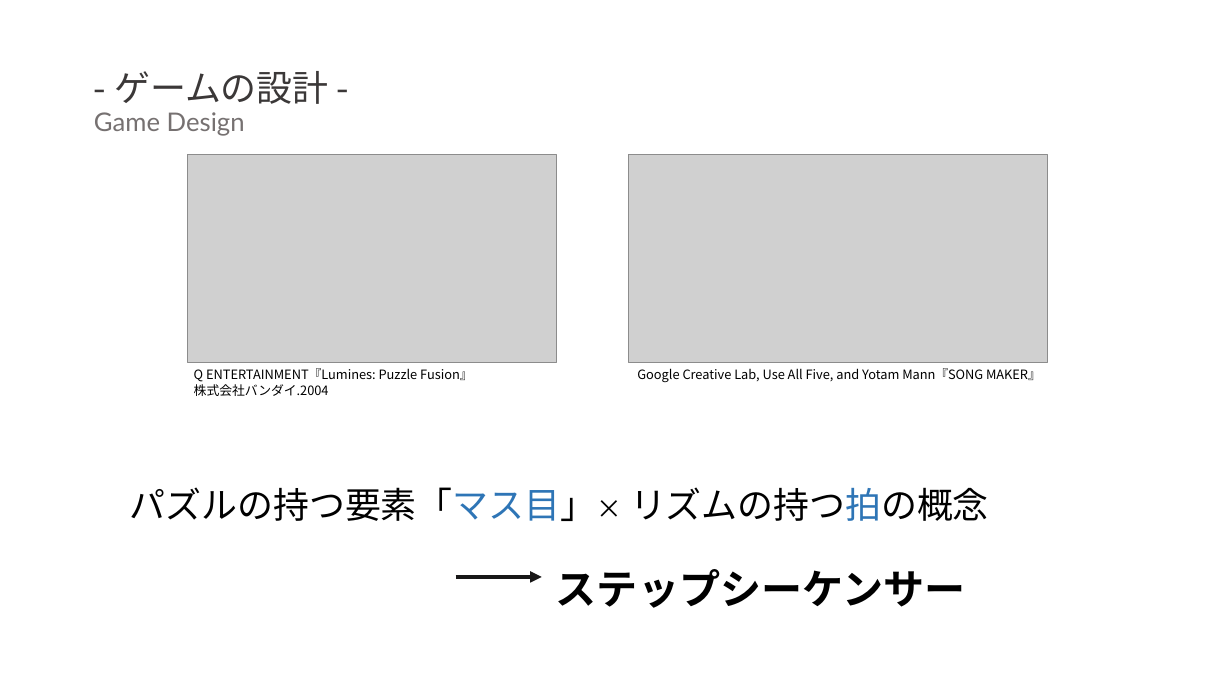
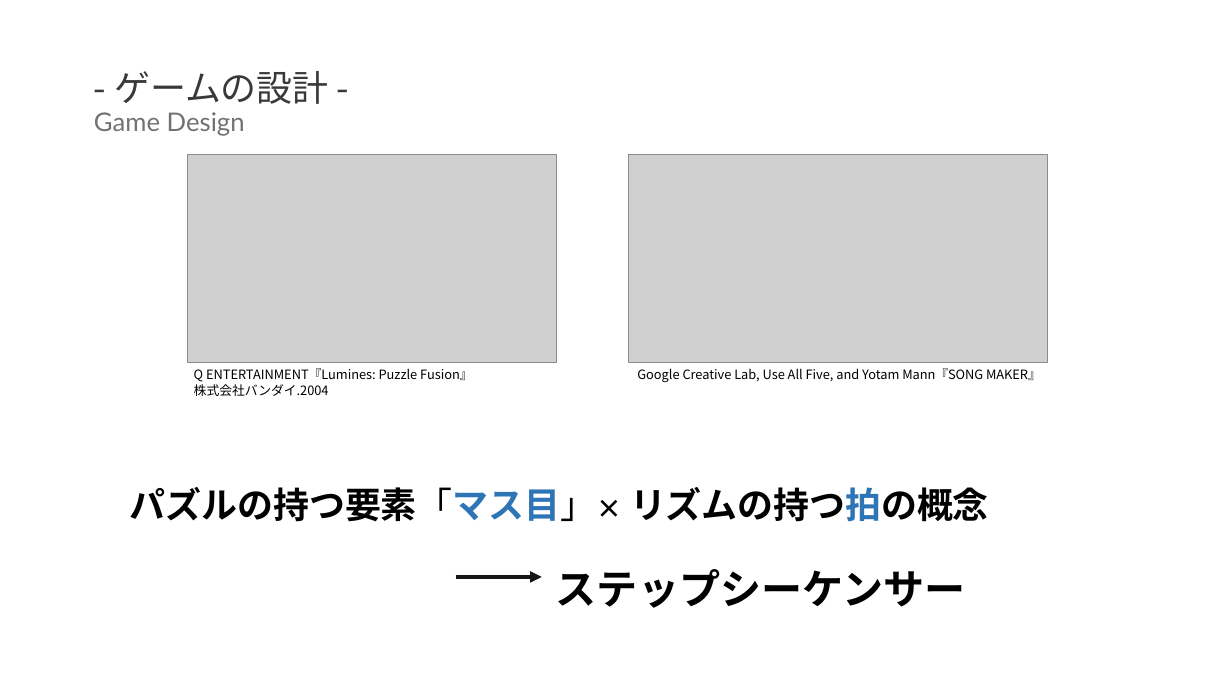
Before and after one commit to sakamana/PuzzleSoundGames, a slide deck: slide 9 of 卒研発表_佐久間.pptx (slide 8 before the commit). Drawn at 1232x693 pixels with LibreOffice and Linux fonts; fonts in the diff are those of the drawing; grey boxes stand for pictures. Boxes give left, top, right and bottom in pixels: in the first picture for what was removed or moved away, otherwise in the second. Text is boxed around its words. In the diff, an @@ line names an element or a change of style, - is before the commit and + after.

```diff
--- a/卒研発表_佐久間.pptx
+++ b/卒研発表_佐久間.pptx
@@ text at bbox=[130, 487, 989, 522]: bold on in "パズルの持つ要素「マス目」× リズムの持つ拍の概念" @@
```
Also in this commit, not shown: 1 other slide changed, 1 slide added.
